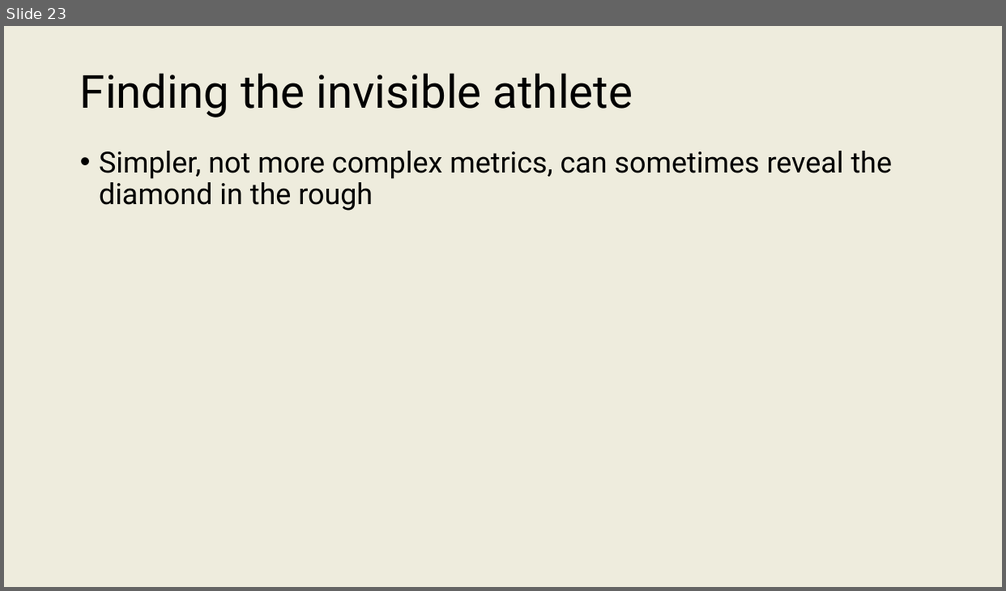
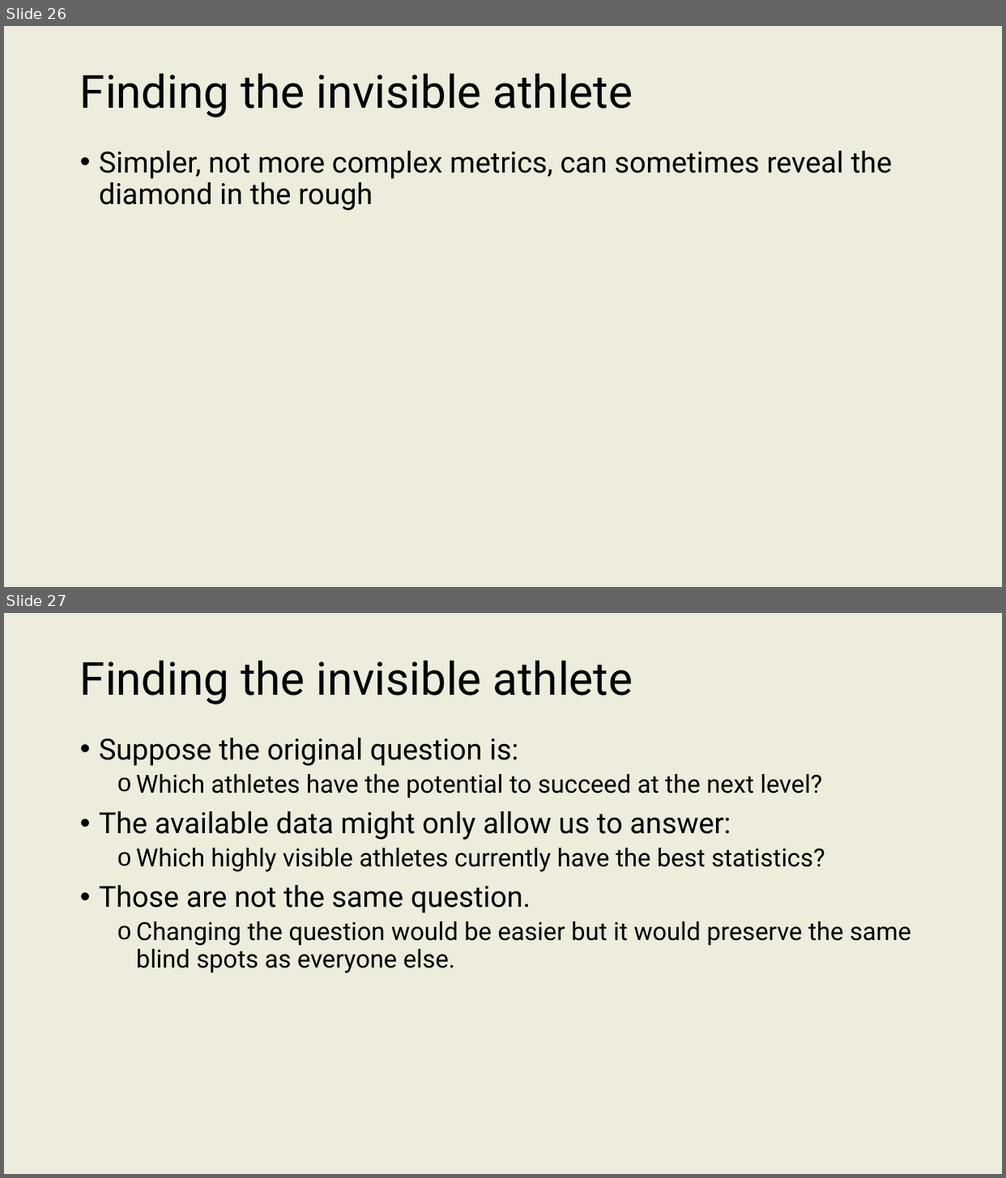
Before and after one commit to onishisaryu/HES-3000-Sports-Data-Analytics, a slide deck: pptx/Lecture5.pptx. Shown one above the other, each under a label of ours: slide 23 before the commit, slides 26 and 27 after it. The pictures are 1006x591 and 1006x1178 pixels, drawn with LibreOffice and Linux fonts; fonts in the diff are those of the drawing. Boxes give left, top, right and bottom in pixels: in the first picture for what was removed or moved away, otherwise in the second. Text is boxed around its words. In the diff, an @@ line names an element or a change of style, - is before the commit and + after.

```diff
--- a/pptx/Lecture5.pptx
+++ b/pptx/Lecture5.pptx
@@ slide 27 added at <box>4,613,1002,1174</box>, background #EEECDD @@
@@ title added at <box>80,660,633,705</box>, 44 pt, text #000000 @@
+Finding the invisible athlete
@@ text added at <box>99,738,911,973</box>, 24 pt, text #000000 @@
+• Suppose the original question is:
+  o Which athletes have the potential to succeed at the next level?
+• The available data might only allow us to answer:
+  o Which highly visible athletes currently have the best statistics?
+• Those are not the same question.
+  o Changing the question would be easier but it would preserve the same blind spots as everyone else.
@@ what was slide 23 is now slide 26 @@
```
Also in this commit, not shown: 10 slides changed, 9 other slides added.
